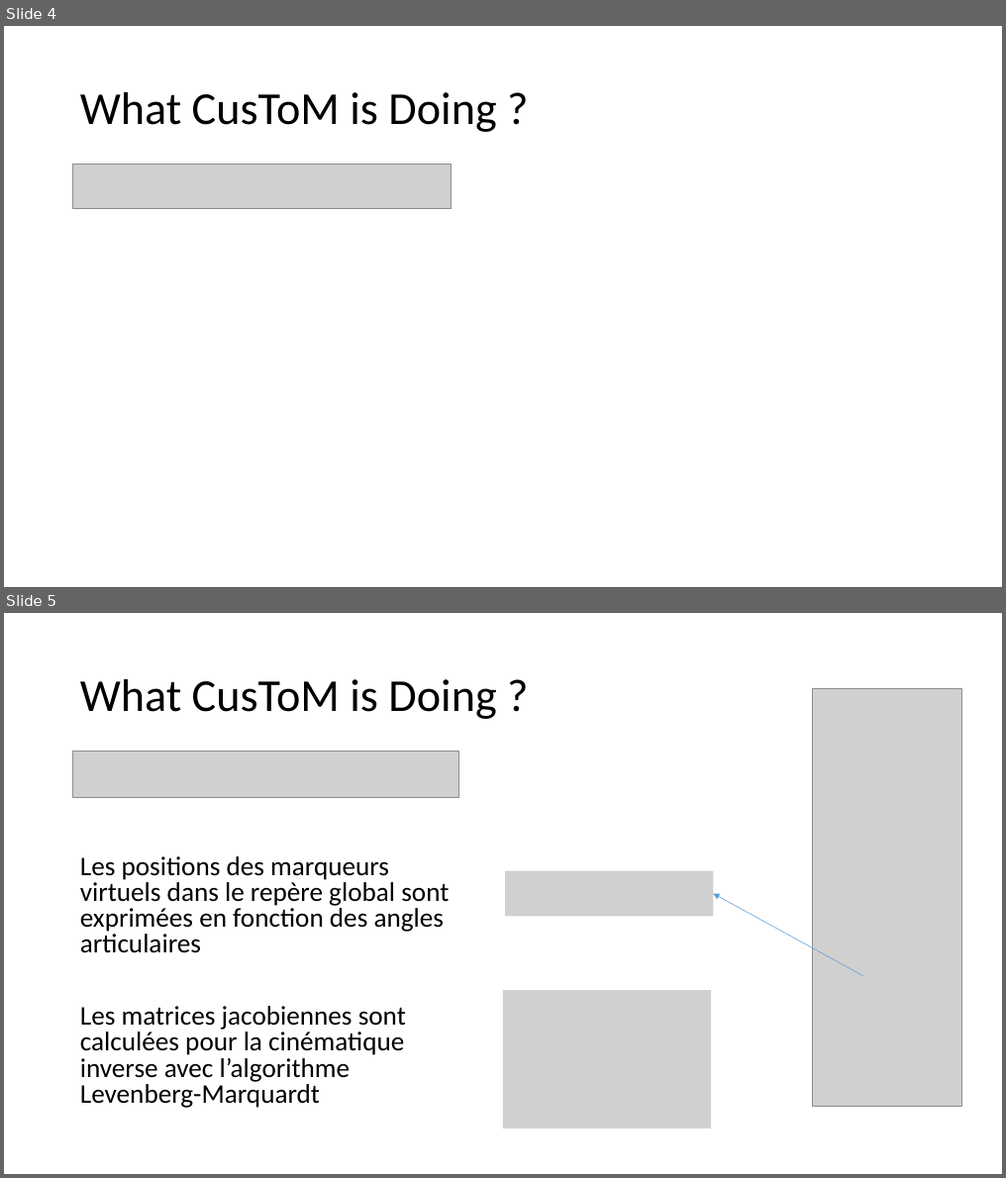
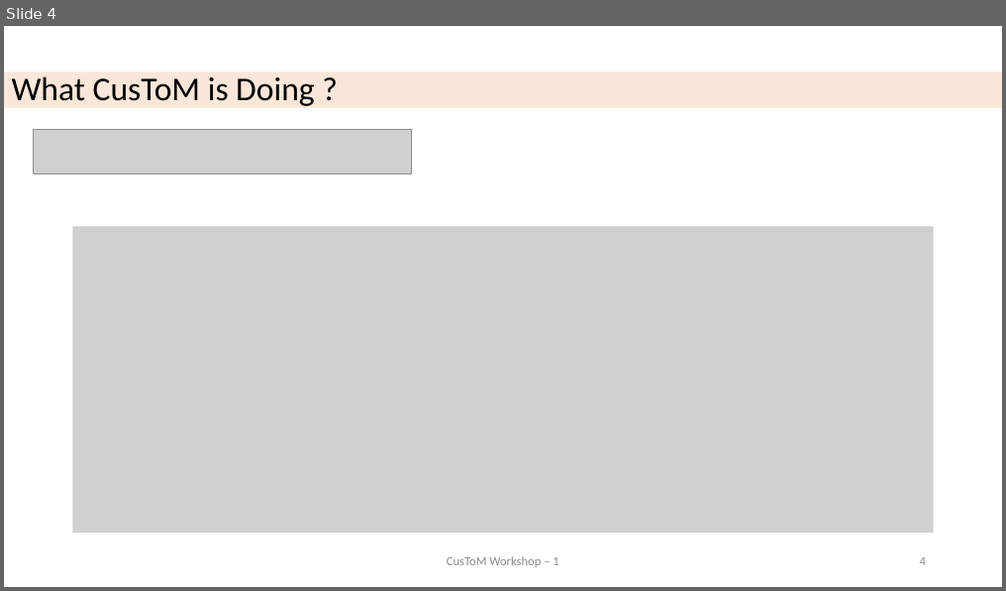
Before and after one commit to cpontonn/CusToM-Workshop, a slide deck: 1_KINEMATICS_AND_GEOMETRICAL_CALIBRATION.pptx. Shown one above the other, each under a label of ours: slides 4 and 5 before the commit, slide 4 after it. The pictures are 1006x1178 and 1006x591 pixels, drawn with LibreOffice and Linux fonts; fonts in the diff are those of the drawing; grey boxes stand for pictures. Boxes give left, top, right and bottom in pixels: in the first picture for what was removed or moved away, otherwise in the second. Text is boxed around its words. In the diff, an @@ line names an element or a change of style, - is before the commit and + after.

```diff
--- a/1_KINEMATICS_AND_GEOMETRICAL_CALIBRATION.pptx
+++ b/1_KINEMATICS_AND_GEOMETRICAL_CALIBRATION.pptx
@@ slide 5 removed at (4, 613, 1002, 1174), background #FFFFFF @@
@@ title removed at (80, 679, 496, 719) @@
-What CusToM is Doing ?
@@ picture removed at (812, 688, 961, 1106) @@
@@ picture removed at (73, 752, 459, 797) @@
@@ text removed at (80, 857, 449, 1108) @@
-Les positions des marqueurs virtuels dans le repère global sont exprimées en fonction des angles articulaires
-Les matrices jacobiennes sont calculées pour la cinématique inverse avec l’algorithme Levenberg-Marquardt
@@ picture removed at (506, 871, 714, 916) @@
@@ arrow removed from (863, 976) to (714, 894) @@
@@ picture removed at (503, 990, 712, 1129) @@
@@ slide 4 changed as well @@
@@ title "What CusToM is Doing ?": place and size @@
-title "What CusToM is Doing ?" at (80, 92, 496, 132)
+title "What CusToM is Doing ?" at (4, 72, 1002, 107)
@@ title "What CusToM is Doing ?" at (4, 72, 1002, 107): size 44 to 32 pt; fill none to #ED7D31 at 18% opacity @@
@@ picture: place and size @@
-picture at (73, 165, 450, 209)
+picture at (33, 129, 411, 174)
@@ picture added at (73, 227, 934, 534) @@
@@ text added at (447, 557, 558, 568), 12 pt, text #8C8C8C @@
+CusToM Workshop – 1
@@ page number added at (920, 558, 926, 566), 12 pt, text #8C8C8C @@
+4
```
Also in this commit, not shown: 4 other slides changed, 15 slides added, 4 other slides removed, 57 other files.
